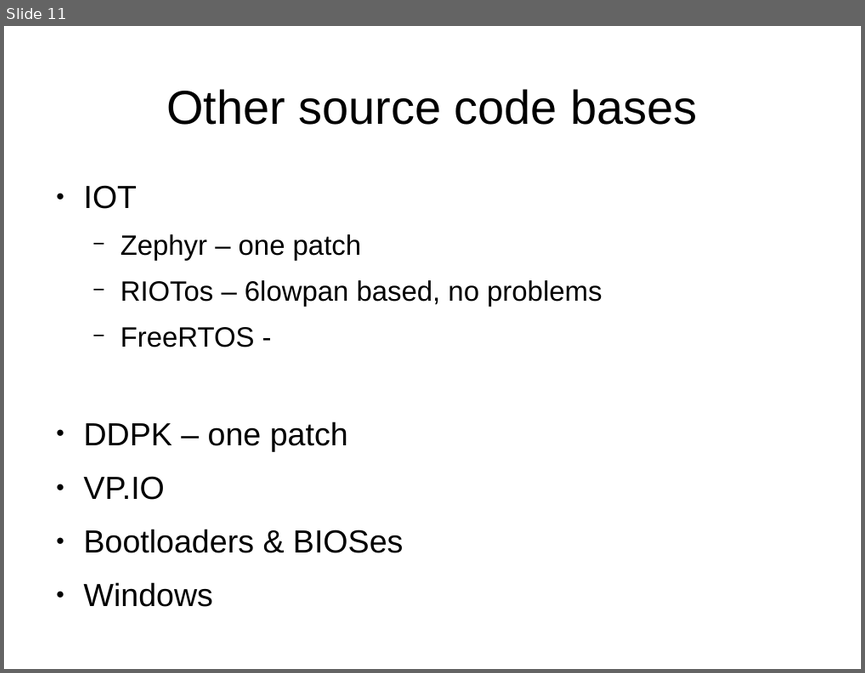
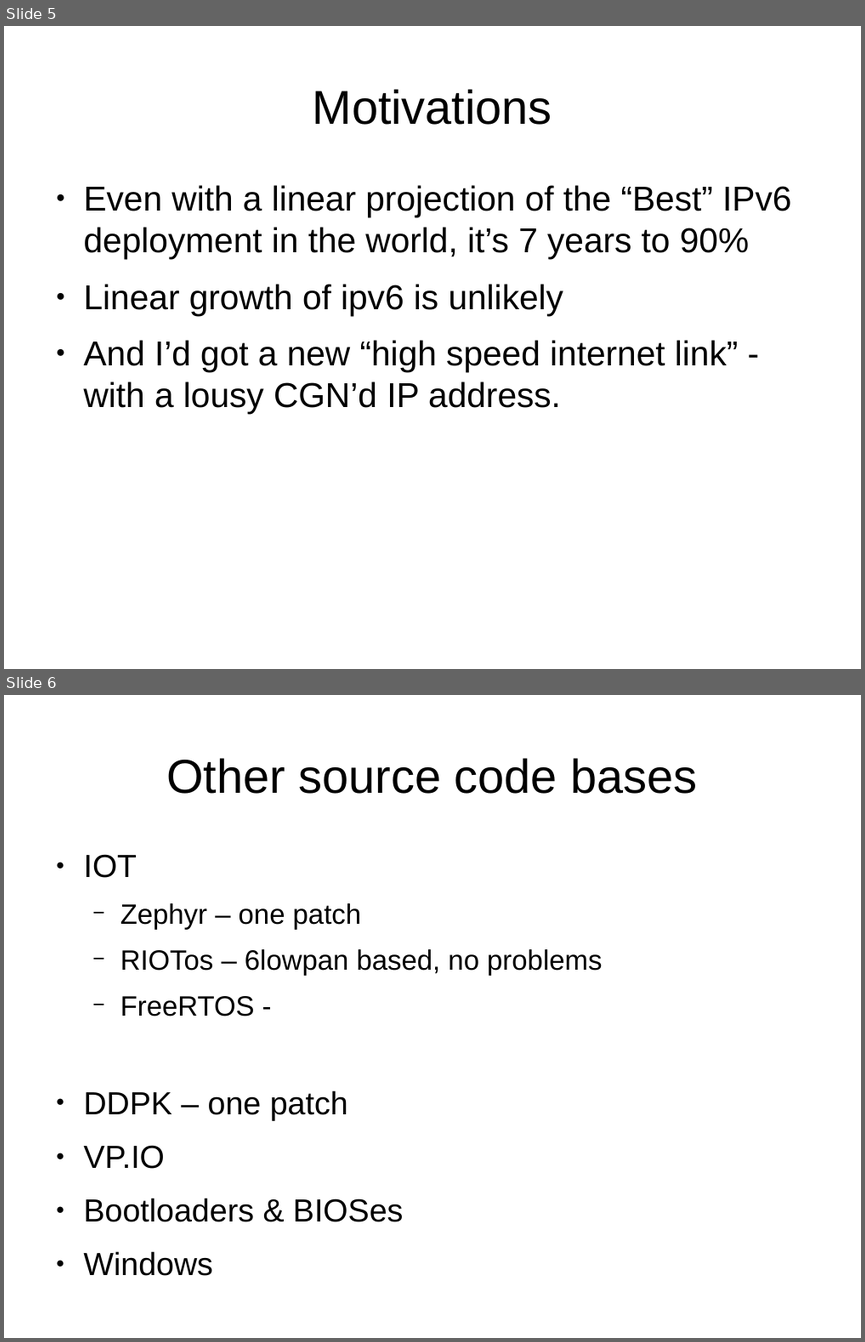
Before and after one commit to schoen/unicast-extensions, a slide deck: docs/preso.odp. Shown one above the other, each under a label of ours: slide 11 before the commit, slides 5 and 6 after it. The pictures are 865x673 and 865x1342 pixels, drawn with LibreOffice and Linux fonts; fonts in the diff are those of the drawing. Boxes give left, top, right and bottom in pixels: in the first picture for what was removed or moved away, otherwise in the second. Text is boxed around its words. In the diff, an @@ line names an element or a change of style, - is before the commit and + after.

```diff
--- a/docs/preso.odp
+++ b/docs/preso.odp
@@ slide 5 added at <box>4,26,861,669</box>, background #FFFFFF @@
@@ title added at <box>312,89,551,125</box>, 44 pt, text #000000 @@
+Motivations
@@ text added at <box>84,185,791,414</box>, 32 pt, text #000000 @@
+● Even with a linear projection of the “Best” IPv6 deployment in the world, it’s 7 years to 90%
+● Linear growth of ipv6 is unlikely
+● And I’d got a new “high speed internet link” - with a lousy CGN’d IP address.
@@ what was slide 11 is now slide 6 @@
```
Also in this commit, not shown: 5 slides changed, 7 other slides added, 3 slides removed.
